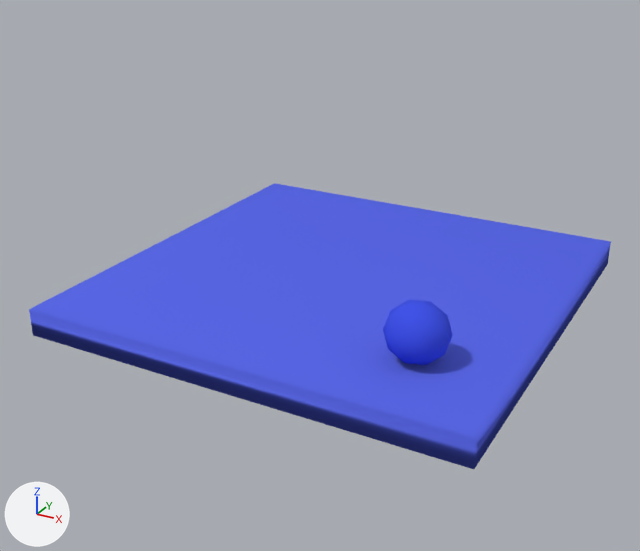
The Blender file blender/main.blend as it was, and as the next commit left it.
One viewpoint serves both versions: a 50 mm camera at (13.9, -27.1, 13.2) aimed at (-0.9, -0.3, -0.2). Lighting does not change. The marker at lower left points along +X, +Y and +Z.
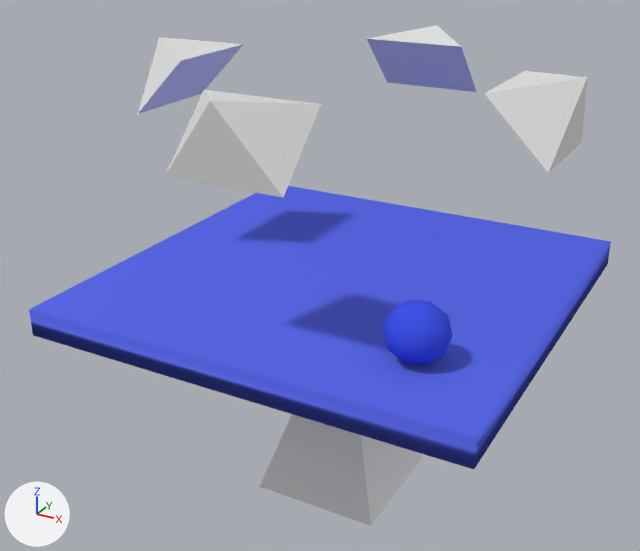
Location of each change, (x1, y1, x2, y2) in pixels of the pictures (640 x 551 px):
'rcam.004', added
    after: (165, 90, 321, 197)
'rcam_def', added
    after: (259, 414, 422, 526)
'rcam.001', added
    after: (484, 71, 587, 173)
'rcam.002', added
    after: (367, 25, 476, 92)
'rcam.003', added
    after: (138, 37, 244, 114)

Edits to the bpy script that builds the scene:
```text
Add me_rcam_004:
    me_rcam_004.from_pydata([(-2.5, 2.5, -8.0), (2.5, 2.5, -8.0), (2.5, -2.5, -8.0), (0.0, 0.0, 0.0), (-2.5, -2.5, -8.0)], [], [(2, 3, 4), (0, 3, 1), (4, 3, 0), (1, 3, 2), (0, 1, 2, 4)])
Add ob_rcam_004:
    ob_rcam_004 = bpy.data.objects.new('rcam.004', me_rcam_004)
    ob_rcam_004.location = (0.0, -8.0, 8.0)
    ob_rcam_004.rotation_euler = (0.785, 0.0, 0.0)  # degrees (45, 0, 0)
    ob_rcam_004.scale = (0.8, 0.6, 0.25)
Add ob_rcam_003:
    ob_rcam_003 = bpy.data.objects.new('rcam.003', me_rcam_004.copy())
    ob_rcam_003.location = (-8.0, 0.0, 8.0)
    ob_rcam_003.rotation_euler = (0.785, 0.0, 4.712)  # degrees (45, 0, 270)
    ob_rcam_003.scale = (0.8, 0.6, 0.25)
Add ob_rcam_002:
    ob_rcam_002 = bpy.data.objects.new('rcam.002', me_rcam_004.copy())
    ob_rcam_002.location = (0.0, 8.0, 8.0)
    ob_rcam_002.rotation_euler = (0.785, 0.0, 3.142)  # degrees (45, 0, 180)
    ob_rcam_002.scale = (0.8, 0.6, 0.25)
Add ob_rcam_001:
    ob_rcam_001 = bpy.data.objects.new('rcam.001', me_rcam_004.copy())
    ob_rcam_001.location = (8.0, 0.0, 8.0)
    ob_rcam_001.rotation_euler = (0.785, 0.0, 1.571)  # degrees (45, 0, 90)
    ob_rcam_001.scale = (0.8, 0.6, 0.25)
Add ob_rcam_def:
    ob_rcam_def = bpy.data.objects.new('rcam_def', me_rcam_004.copy())
    ob_rcam_def.location = (0.0, 0.0, -1.0)
```
